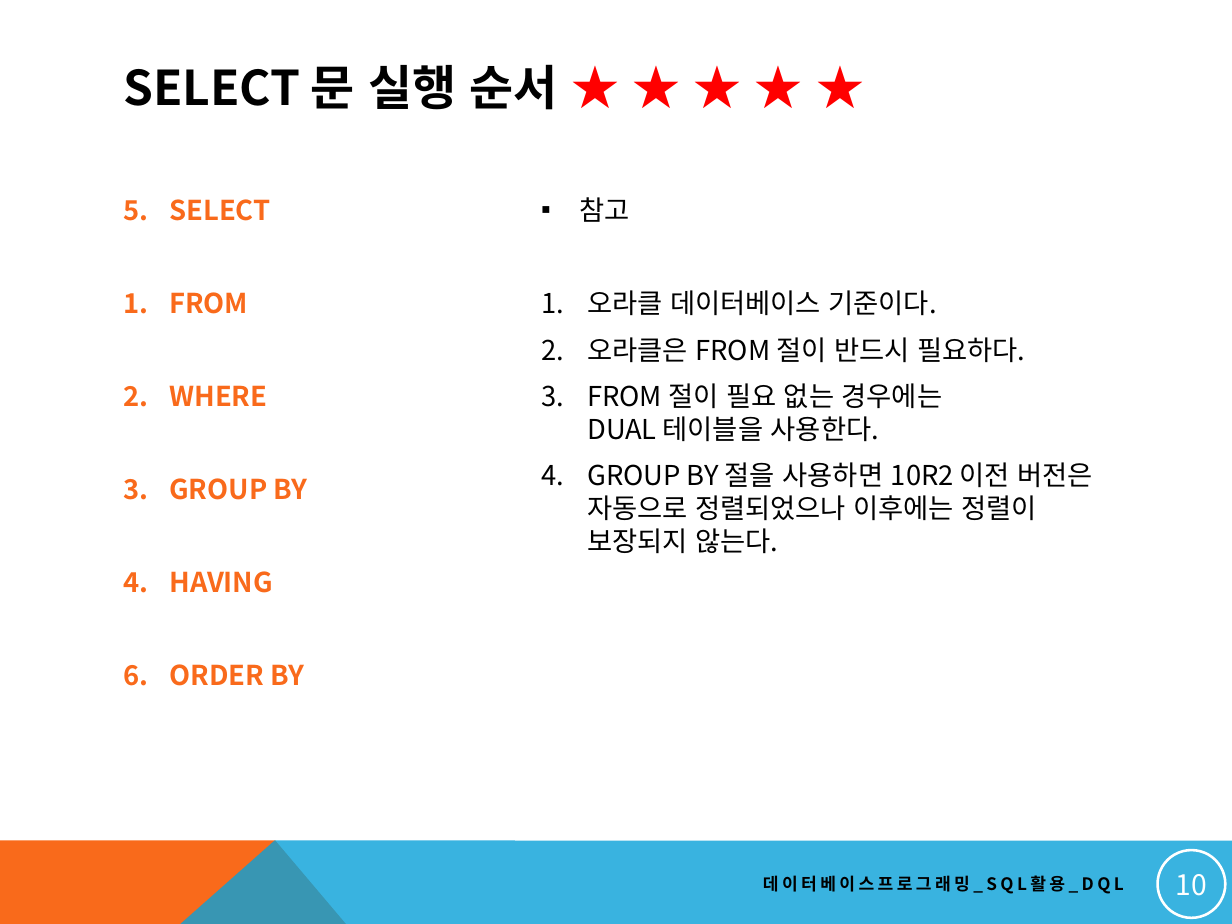
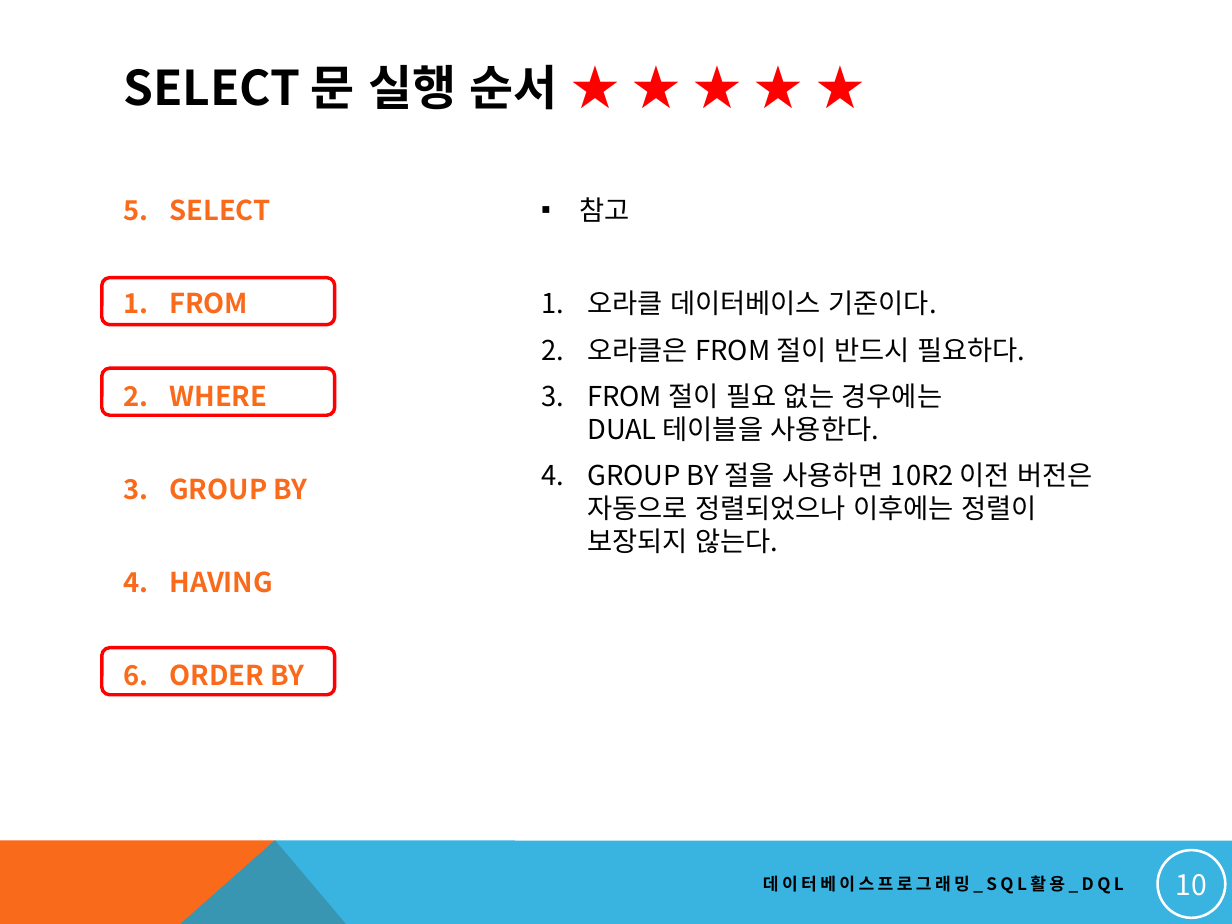
Before and after one commit to soeun1365/dbstudy, a slide deck: slide 10 of NEW_DBMS교안/14. 기본 SQL 작성하기_DQL 활용_2.pptx. Drawn at 1232x924 pixels with LibreOffice and Linux fonts; fonts in the diff are those of the drawing. Boxes give left, top, right and bottom in pixels: in the first picture for what was removed or moved away, otherwise in the second. Text is boxed around its words. In the diff, an @@ line names an element or a change of style, - is before the commit and + after.

```diff
--- a/NEW_DBMS교안/14. 기본 SQL 작성하기_DQL 활용_2.pptx
+++ b/NEW_DBMS교안/14. 기본 SQL 작성하기_DQL 활용_2.pptx
@@ rounded rectangle added at [102, 277, 335, 324], outline #FF0000 2 pt @@
@@ rounded rectangle added at [102, 368, 335, 415], outline #FF0000 2 pt @@
@@ rounded rectangle added at [102, 648, 335, 695], outline #FF0000 2 pt @@
```
Also in this commit, not shown: 6 other slides changed, 9 other files.
